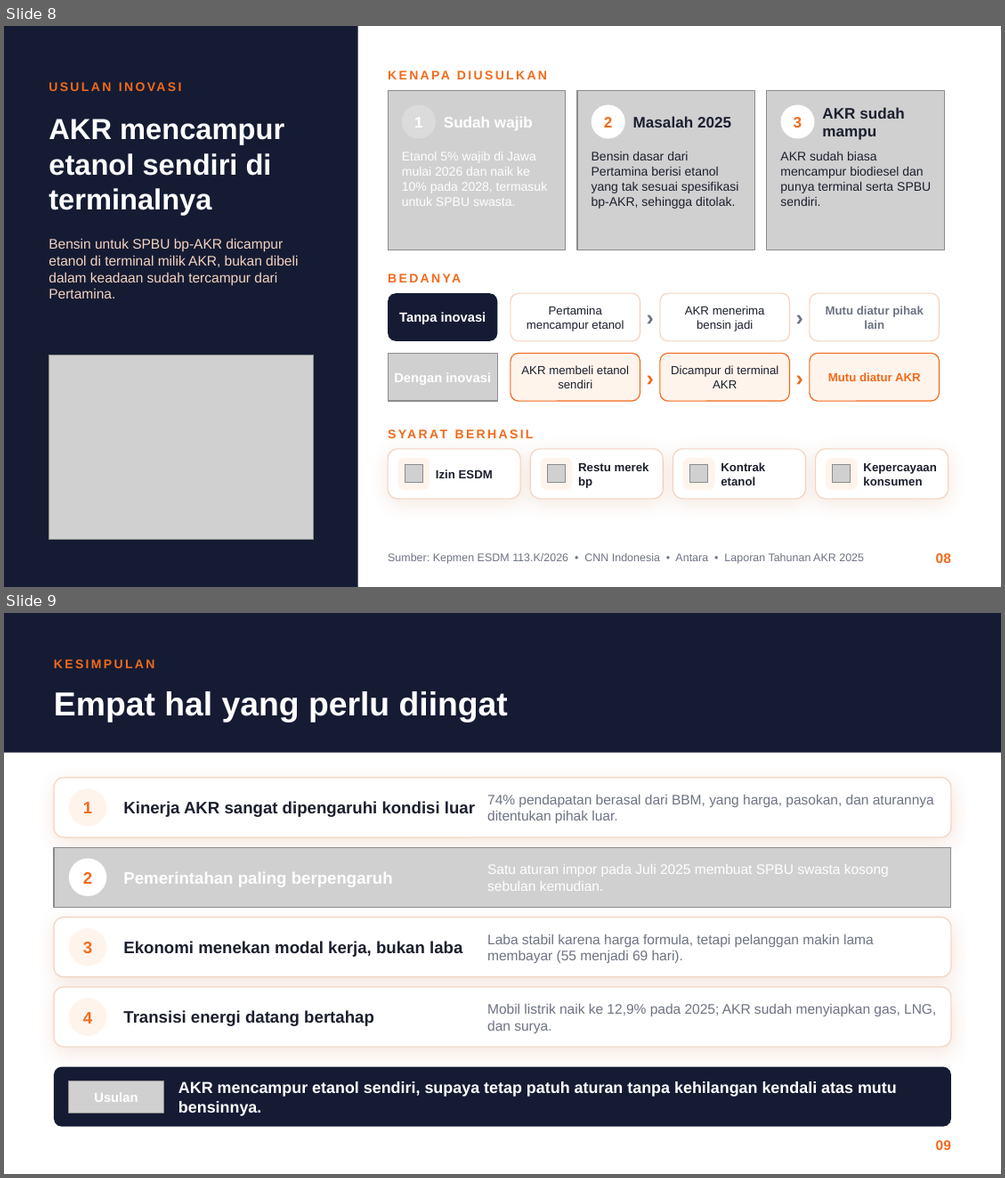
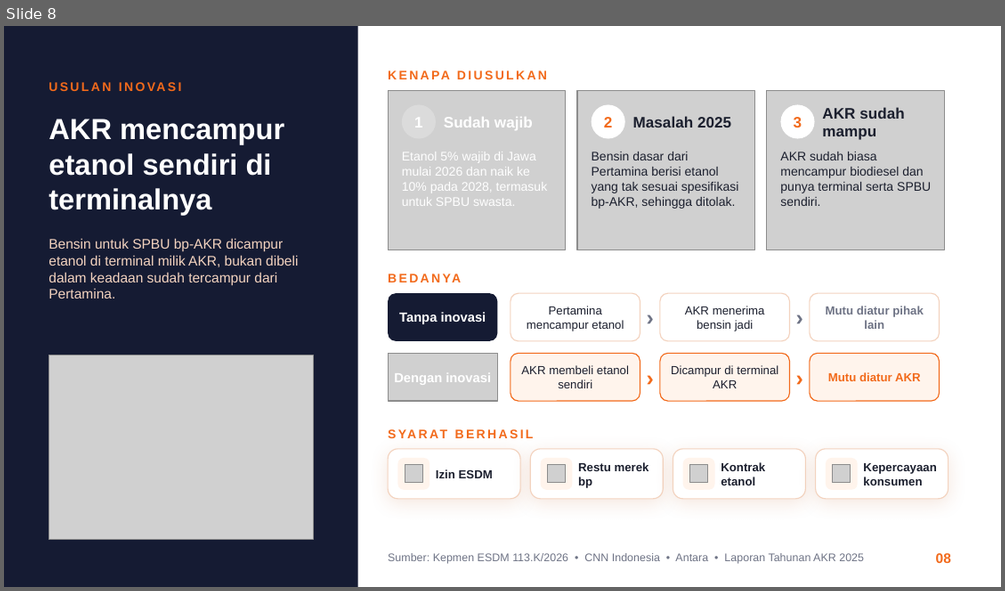
Before and after one commit to aslihabnuri/Dom-Manipulation, a slide deck: output-paper-GBE/Presentasi GBE - Aulia Sisca Rahmadiyanti - SEMBA 51A - PT AKR Corporindo Tbk.pptx. Shown one above the other, each under a label of ours: slides 8 and 9 before the commit, slide 8 after it. The pictures are 1005x1178 and 1005x591 pixels, drawn with LibreOffice and Linux fonts; fonts in the diff are those of the drawing; grey boxes stand for pictures; background and template pictures are left out. Boxes give left, top, right and bottom in pixels: in the first picture for what was removed or moved away, otherwise in the second. Text is boxed around its words. In the diff, an @@ line names an element or a change of style, - is before the commit and + after.

```diff
--- a/output-paper-GBE/Presentasi GBE - Aulia Sisca Rahmadiyanti - SEMBA 51A - PT AKR Corporindo Tbk.pptx
+++ b/output-paper-GBE/Presentasi GBE - Aulia Sisca Rahmadiyanti - SEMBA 51A - PT AKR Corporindo Tbk.pptx
@@ slide 9 removed at (4,613,1001,1174), background picture (left out) @@
@@ rectangle removed at (4,613,1001,753) @@
@@ text removed at (54,659,155,668) @@
-KESIMPULAN
@@ text removed at (54,691,508,722) @@
-Empat hal yang perlu diingat
@@ rounded rectangle removed at (54,778,951,837) @@
@@ ellipse removed at (69,788,106,827) @@
@@ text removed at (487,794,934,823) @@
-74% pendapatan berasal dari BBM, yang harga, pasokan, dan aturannya ditentukan pihak luar.
@@ text removed at (83,802,92,813) @@
-1
@@ text removed at (123,801,475,817) @@
-Kinerja AKR sangat dipengaruhi kondisi luar
@@ picture removed at (54,847,951,907) @@
@@ ellipse removed at (69,859,106,896) @@
@@ text removed at (83,872,92,884) @@
-2
@@ text removed at (123,872,393,887) @@
-Pemerintahan paling berpengaruh
@@ text removed at (487,864,889,891) @@
-Satu aturan impor pada Juli 2025 membuat SPBU swasta kosong sebulan kemudian.
@@ rounded rectangle removed at (54,917,951,977) @@
@@ ellipse removed at (69,928,106,965) @@
@@ text removed at (83,941,92,953) @@
-3
@@ text removed at (123,941,462,957) @@
-Ekonomi menekan modal kerja, bukan laba
@@ text removed at (487,933,874,963) @@
-Laba stabil karena harga formula, tetapi pelanggan makin lama membayar (55 menjadi 69 hari).
@@ rounded rectangle removed at (54,987,951,1046) @@
@@ ellipse removed at (69,997,106,1036) @@
@@ text removed at (83,1012,92,1023) @@
-4
@@ text removed at (123,1010,374,1026) @@
-Transisi energi datang bertahap
@@ text removed at (487,1003,936,1033) @@
-Mobil listrik naik ke 12,9% pada 2025; AKR sudah menyiapkan gas, LNG, dan surya.
@@ rounded rectangle removed at (54,1067,951,1127) @@
@@ picture removed at (69,1080,163,1112) @@
@@ text removed at (94,1093,138,1102) @@
-Usulan
@@ text removed at (178,1081,897,1116) @@
-AKR mencampur etanol sendiri, supaya tetap patuh aturan tanpa kehilangan kendali atas mutu bensinnya.
@@ text removed at (936,1140,951,1150) @@
-09
```
Also in this commit, not shown: 1 slide added, 3 other files.
